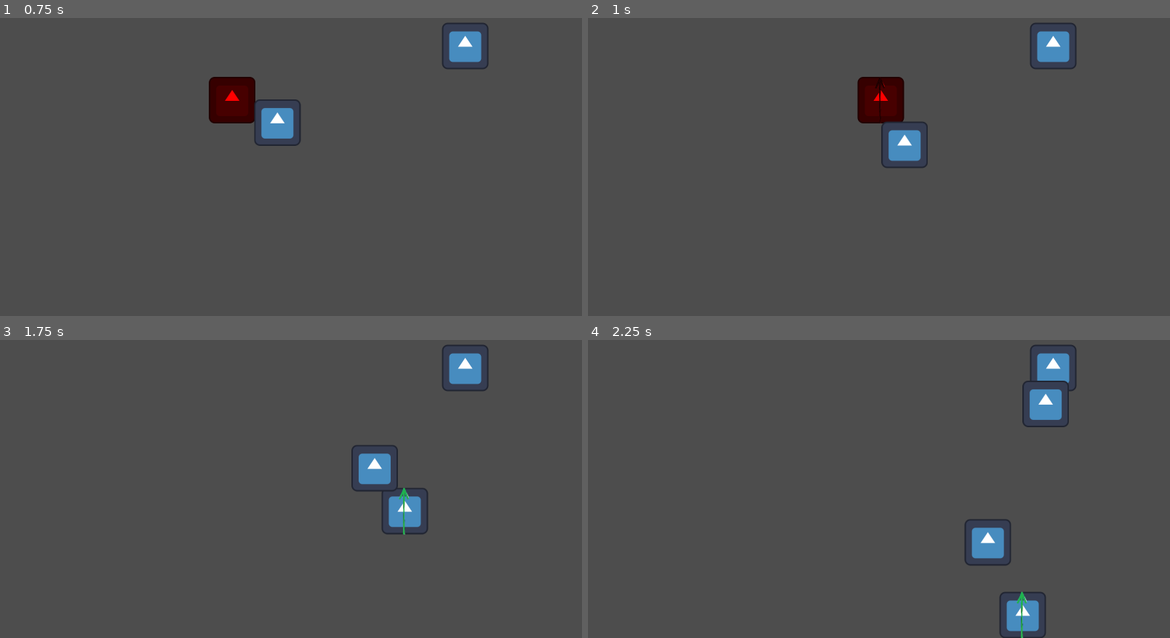
Above: before the commit, frames 1-4 (two rows, left to right).
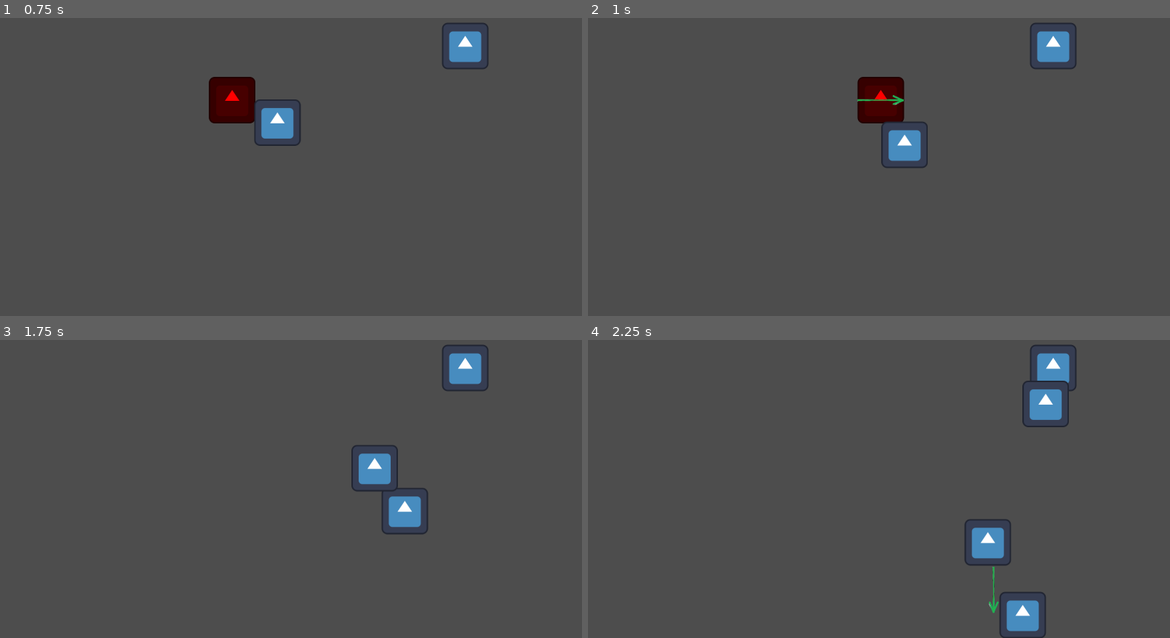
Above: after the commit, the same moments.

Repository: Lulink13/GameJamBulletHeaven
Game: Godot game, scene res://Scenes/Niveau_test.tscn
The game is run twice, just before and just after one commit, with the same random seed, the same clock (stepped at 60 frames per second) and the same inputs. The engine's default icon, where the game draws it, is replaced by a stand-in: a white triangle on a blue panel in a dark square.
Inputs (mouse positions are in pixels of both pictures, inside the frame that each line leads up to):
- Up to frame 1 (0.75 s): move the mouse to (419, 137) at 0.52 s; hold Right (ui_right) from 0.53 s (still down)
- Up to frame 2 (1 s): keep holding Right (ui_right)
- Up to frame 3 (1.75 s): move the mouse to (174, 491) at 1.27 s; release Right (ui_right) at 1.28 s; hold Down (ui_down) from 1.28 s (still down)
- Up to frame 4 (2.25 s): move the mouse to (937, 402) at 2.02 s; release Down (ui_down) at 2.03 s; hold Right (ui_right) from 2.03 s (still down)

Frame 1 is identical in both runs. In frame 2, 0.1% of the frame differs, in the area x 46-55%, y 20-36%; in frame 3, less than 0.1%; in frame 4, 0.2%, in the area x 68-76%, y 76-100%.
Error before the commit: Invalid assignment of property or key 'direction' with value of type 'Vector2' on a base object of type 'Sprite2D'. (res://Scripts/Crossbow.gd:39)

Commit message:
crossbow proto

Diff:
--- a/Scenes/Niveau_test.tscn
+++ b/Scenes/Niveau_test.tscn
@@ -20,3 +20,5 @@
 
 [node name="Enemy" parent="Enemies" instance=ExtResource("2_v4brb")]
 position = Vector2(1066, 472)
+
+[node name="Projectiles" type="Node" parent="."]
--- a/Scenes/scene_arrow.tscn
+++ b/Scenes/scene_arrow.tscn
@@ -1,15 +1,22 @@
-[gd_scene load_steps=3 format=3 uid="uid://bmk2gaqa27axk"]
+[gd_scene load_steps=4 format=3 uid="uid://bxk36x20ogbm3"]
 
-[ext_resource type="Texture2D" uid="uid://cgr6vyotsak6v" path="res://Images/Items/Crossbow/crossbow_testing-removebg-preview.png" id="1_5kcge"]
+[ext_resource type="Texture2D" uid="uid://6o3ua1q0oxsr" path="res://Images/Items/Crossbow/crossbow_testing-removebg-preview.png" id="1_5kcge"]
+[ext_resource type="Script" path="res://Scripts/Arrow.gd" id="2_ud4hg"]
 
 [sub_resource type="RectangleShape2D" id="RectangleShape2D_qiycg"]
 size = Vector2(26, 128)
 
 [node name="Sprite2D" type="Sprite2D"]
 texture = ExtResource("1_5kcge")
+script = ExtResource("2_ud4hg")
 
 [node name="Area2D" type="Area2D" parent="."]
+collision_layer = 4
+collision_mask = 2
 
 [node name="CollisionShape2D" type="CollisionShape2D" parent="Area2D"]
 position = Vector2(-3, 0)
 shape = SubResource("RectangleShape2D_qiycg")
+
+[connection signal="area_entered" from="Area2D" to="." method="_on_area_2d_area_entered"]
+[connection signal="body_entered" from="Area2D" to="." method="_on_area_2d_body_entered"]
--- a/Scripts/Arrow.gd
+++ b/Scripts/Arrow.gd
@@ -1,9 +1,10 @@
-extends Area2D
+extends Sprite2D
+class_name Projectile
 
 # Arrow properties
-var arrow_speed = 400     # Adjust as needed
+var arrow_speed = 200     # Adjust as needed
 var arrow_damage = 1      # Adjust as needed
-
+var direction : Vector2
 # Called when the node enters the scene tree for the first time.
 func _ready() -> void:
 	pass # Replace with function body.
@@ -11,12 +12,13 @@
 
 # Called every frame. 'delta' is the elapsed time since the previous frame.
 func _process(delta: float) -> void:
-	move_and_slide()
-	for i in get_slide_collision_count():
-		var collision = get_slide_collision(i)
-		collided_entity: Object = collision.get_collider()
-		if collided_entity is Ennemi:
-			print("ennemi touché!!!")
-			collided_entity.hp -= arrow_damage
-			$Sprite2D.queue_free()
-			$CollisionShape2D.queue_free()
+	var velocity = arrow_speed * delta * direction
+	position += velocity
+
+
+func _on_area_2d_body_entered(body: Node2D) -> void:
+	if body is Ennemi:
+		print("ennemi touché!!!")
+		#collided_entity.hp -= arrow_damage
+		$".".queue_free()
+	pass # Replace with function body.
--- a/Scripts/Crossbow.gd
+++ b/Scripts/Crossbow.gd
@@ -26,14 +26,15 @@
 		get_tree().create_timer(shoot_cooldown).timeout.connect(func(): can_shoot = true)
 
 func shoot_arrow():
-	var arrow = arrow_scene.instantiate()
-	get_parent().add_child(arrow)
+	var arrow : Sprite2D = arrow_scene.instantiate()
+	get_node("/root/Racine/Projectiles").add_child(arrow)
 	arrow.global_position = global_position
 
+	arrow.direction = get_node("../").aim
+	arrow.rotation = get_node("../").aim.angle()
 	# Get mouse position for aiming
 	#var mouse_pos = get_global_mouse_position()
 	#var direction = (mouse_pos - global_position).normalized()
 	#var direction = direction
 
 	# Set arrow properties
-	arrow.direction = Vector2(1, 0)
--- a/Scripts/Ennemi.gd
+++ b/Scripts/Ennemi.gd
@@ -6,6 +6,7 @@
 #var direction: Vector2 = Vector2(0, 0)
 @export var speed : int = 26000
 @export var contactDamage : int = 1
+
 
 # Called when the node enters the scene tree for the first time.
 func _ready() -> void:
--- a/Scripts/Joueur.gd
+++ b/Scripts/Joueur.gd
@@ -7,18 +7,17 @@
 
 var hp : int = 10
 var spd : Vector2 = Vector2(0, 0)
+var aim: Vector2 = Vector2(0,1)
+
 var invuln : bool = false
 var alive = true
-
-# Get the gravity from the project settings to be synced with RigidBody nodes.
-var gravity = ProjectSettings.get_setting("physics/2d/default_gravity")
-
 
 func _physics_process(delta):
 	var direction = Vector2(Input.get_axis("ui_left", "ui_right"), Input.get_axis("ui_up", "ui_down")).normalized()
 	var tmp_spd : Vector2
 	#print(direction)
-
+	if velocity.length() > 0.5:
+		aim = velocity.normalized()
 #-- Accélération --
 	if direction.x == 0 :
 		tmp_spd.x = spd.move_toward(Vector2(0,0), DECEL*delta).x
Binary file changed: Images/Items/Crossbow/crossbow_testing-removebg-preview.png
Not shown, added: Images/Items/Crossbow/crossbow_testing-removebg-preview.png.import
Not shown: 1 places in Scenes/scene_crossbow.tscn that only renumber resources
Not shown: 1 places in Scenes/scene_joueur.tscn that only renumber resources
Not shown, added: sounds effects/Footsteps Walking on Concrete 1sec Sound Effects.mp3.import
